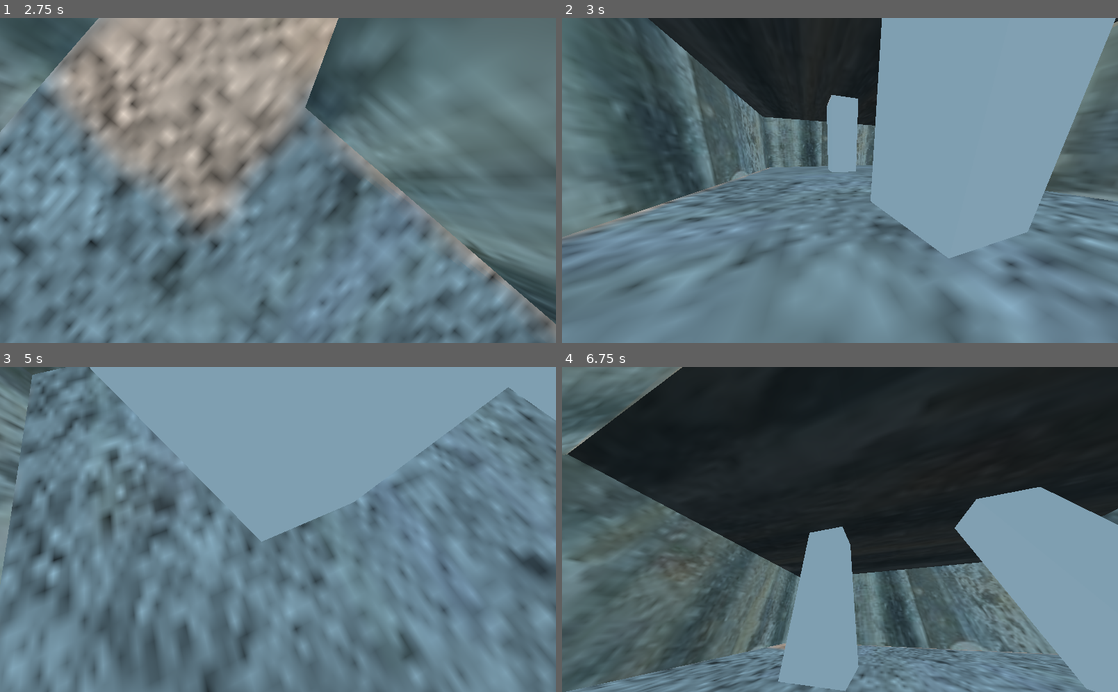
Above: before the commit, frames 1-4 (two rows, left to right).
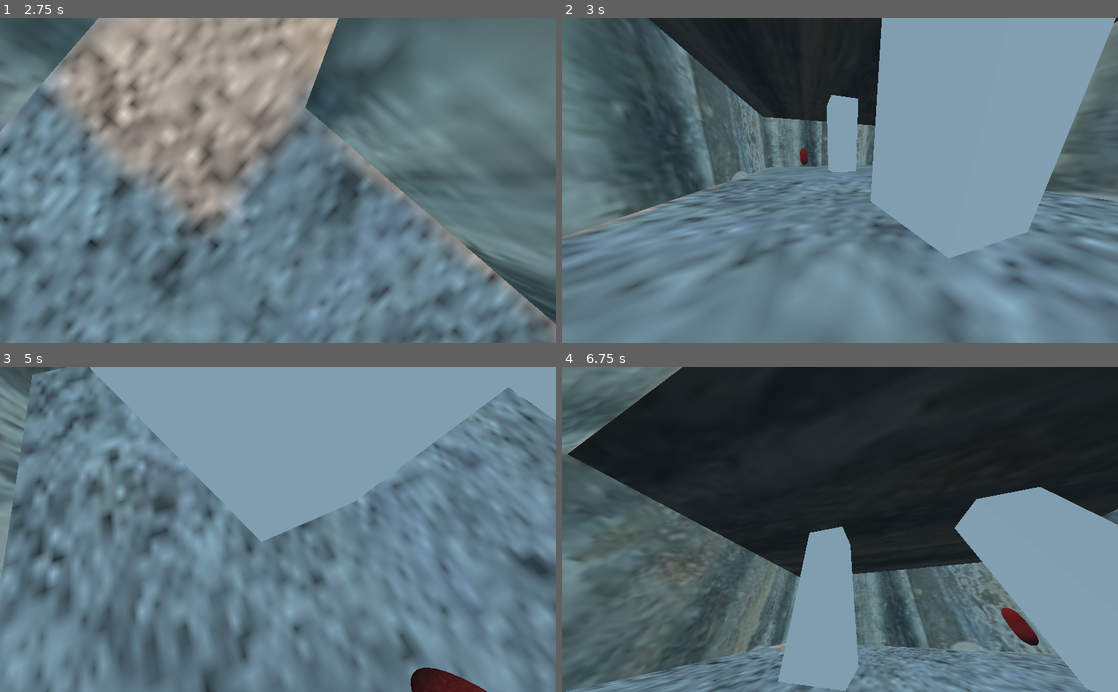
Above: after the commit, the same moments.

Repository: Matthew-Seebohm/DoomClone2022
Game: Godot game, scene res://Main Menu.tscn
Two runs of this game, one before a commit and one after it. Both use one fixed random seed, a clock stepped at 60 frames per second and the inputs below.
Inputs (mouse positions are in pixels of both pictures, inside the frame that each line leads up to):
- Up to frame 1 (2.75 s): click "Play" at 0.5 s; tap Enter at 1.25 s; move the mouse to (400, 164) at 1.27 s; hold D (player_right) 1.28-2.03 s; tap Space (jump) at 1.52, 2.27 s; move the mouse to (166, 196) at 2.02 s; hold S (player_backward) from 2.03 s (still down)
- Up to frame 2 (3 s): move the mouse to (895, 109) at 2.77 s; release S (player_backward) at 2.78 s; hold D (player_right) from 2.78 s (still down)
- Up to frame 3 (5 s): move the mouse to (250, 594) at 3.52 s; release D (player_right) at 3.53 s; hold W (player_forward) 3.53-4.28 s; tap Space (jump) at 3.77, 4.52 s; move the mouse to (444, 578) at 4.27 s; hold A (player_left) from 4.28 s (still down)
- Up to frame 4 (6.75 s): move the mouse to (673, 480) at 5.02 s; tap Space (jump) at 5.27 s; move the mouse to (867, 529) at 5.77 s; release A (player_left) at 5.78 s; hold S (player_backward) 5.78-6.53 s; move the mouse to (756, 448) at 6.52 s; hold D (player_right) from 6.53 s (still down)

Frame 1 is identical in both runs. In frame 2, less than 0.1% of the frame differs, in the area x 42-45%, y 40-46%; in frame 3, 0.7%, in the area x 73-88%, y 92-100%; in frame 4, 0.4%.

Commit message:
Enemy
Implemented a single enemy, no pathing or any code, but they have a hitbox and texture so thats good enough for me

Diff:
--- a/Devil Hunter.tscn
+++ b/Devil Hunter.tscn
@@ -1,9 +1,10 @@
-[gd_scene load_steps=14 format=2]
+[gd_scene load_steps=18 format=2]
 
 [ext_resource path="res://Textures/Cement floor texture.jpeg" type="Texture" id=1]
 [ext_resource path="res://default_env.tres" type="Environment" id=2]
 [ext_resource path="res://Player.gd" type="Script" id=3]
 [ext_resource path="res://Textures/Steel wall Texture.jpg" type="Texture" id=4]
+[ext_resource path="res://Textures/Red.jpeg" type="Texture" id=5]
 
 [sub_resource type="PlaneMesh" id=1]
 size = Vector2( 20, 20 )
@@ -32,6 +33,14 @@
 
 [sub_resource type="BoxShape" id=10]
 extents = Vector3( 1, 1.00138, 1 )
+
+[sub_resource type="CapsuleMesh" id=11]
+
+[sub_resource type="SpatialMaterial" id=12]
+albedo_texture = ExtResource( 5 )
+
+[sub_resource type="CapsuleShape" id=13]
+height = 1.01084
 
 [node name="Devil Hunter" type="Spatial"]
 transform = Transform( 1, 0, 0, 0, 1, 0, 0, 0, 1, 0, -1.33772, 0 )
@@ -172,3 +181,13 @@
 
 [node name="CollisionShape" type="CollisionShape" parent="Pillar2/StaticBody"]
 shape = SubResource( 10 )
+
+[node name="Enemy1" type="CSGMesh" parent="."]
+transform = Transform( 0.2, 0, 0, 0, -8.74228e-09, -0.3, 0, 0.2, -1.31134e-08, 0.970905, 0.92964, 0 )
+mesh = SubResource( 11 )
+material = SubResource( 12 )
+
+[node name="KinematicBody" type="KinematicBody" parent="Enemy1"]
+
+[node name="CollisionShape" type="CollisionShape" parent="Enemy1/KinematicBody"]
+shape = SubResource( 13 )
Binary file added: Textures/Red.jpeg
Not shown, added: Textures/Red.jpeg.import
